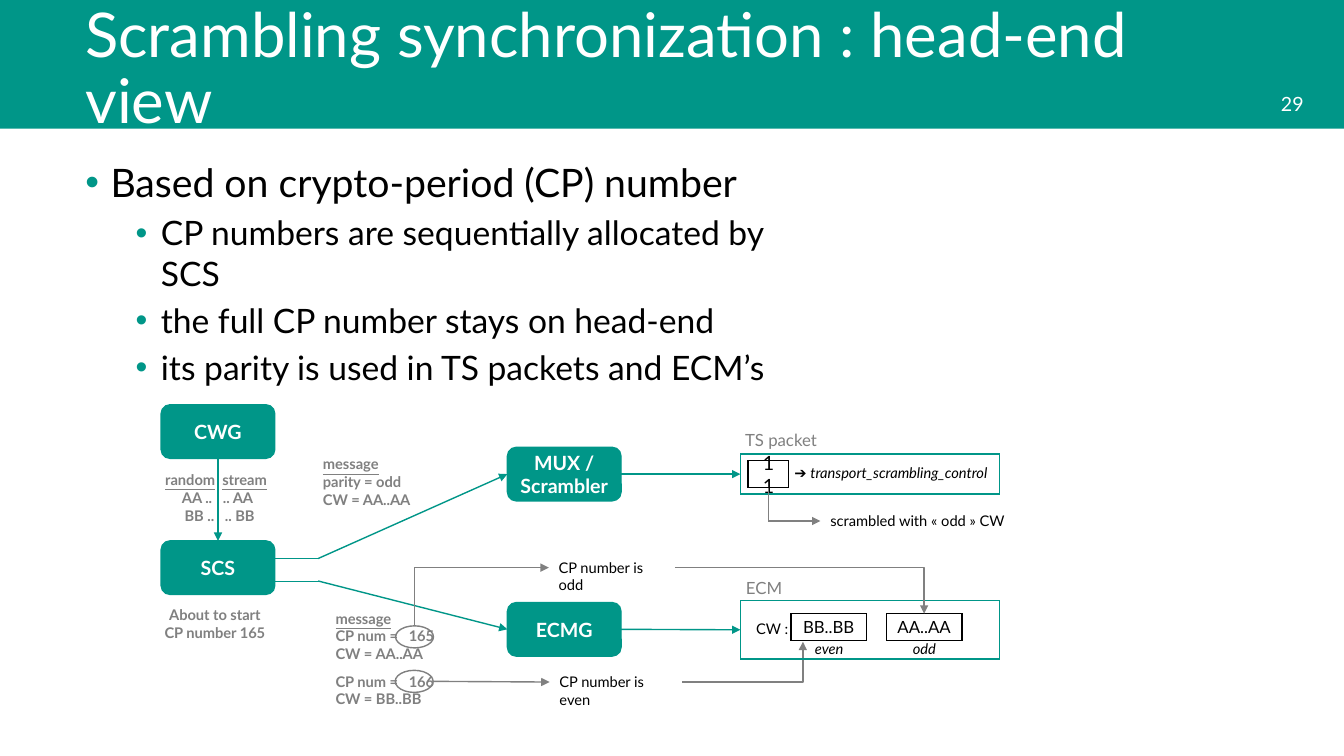
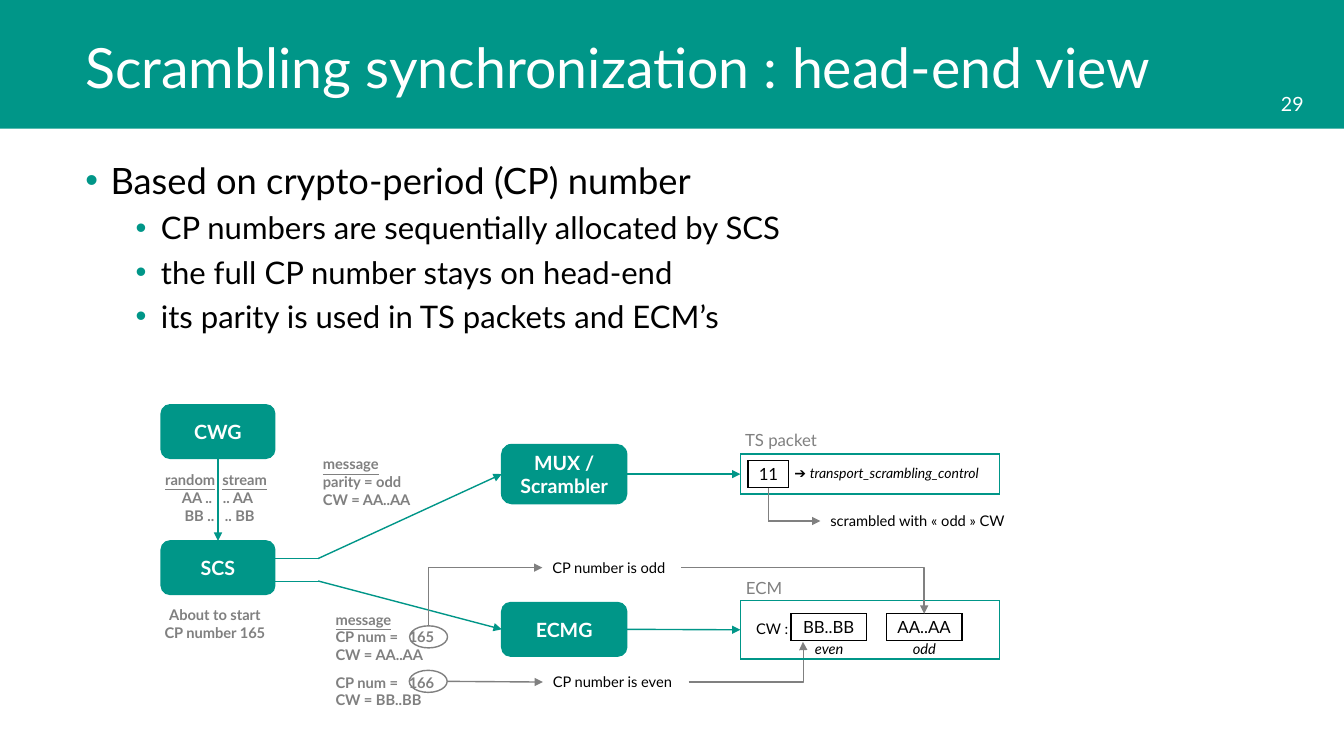
Before and after one commit to tsduck/tsduck, a slide deck: slide 29 of doc/mpegts-introduction.pptx. Drawn at 1344x756 pixels with LibreOffice and Linux fonts; fonts in the diff are those of the drawing; background and template pictures are left out. Boxes give left, top, right and bottom in pixels: in the first picture for what was removed or moved away, otherwise in the second. Text is boxed around its words. In the diff, an @@ line names an element or a change of style, - is before the commit and + after.

```diff
--- a/doc/mpegts-introduction.pptx
+++ b/doc/mpegts-introduction.pptx
@@ title "Scrambling synchronization : head-end view" at [85,47,1149,98]: size 44 to 39.6 pt @@
@@ text "Based on crypto-period (CP) number" at [111,166,780,334]: size 28 to 25.9 pt in "Based on crypto-period (CP) number"; size 24 to 22.2 pt in "CP numbers are sequentially allocated by SCS", "the full CP number stays on head-end", "its parity is used in TS packets ..." @@
@@ rounded rectangle "MUX / Scrambler": place and size @@
-rounded rectangle "MUX / Scrambler" at [507,448,621,501]
+rounded rectangle "MUX / Scrambler" at [502,445,627,504]
@@ arrow moved from (319, 559) - (507, 474) to (319, 559) - (502, 474) @@
@@ arrow moved from (621, 474) - (741, 474) to (627, 474) - (741, 474) @@
@@ rectangle "11" at [748,461,788,488]: size 14 to 12 pt @@
@@ text "➔ transport_scrambling_control" at [810,467,979,481]: size 10.5 to 10 pt @@
@@ elbow arrow moved from (414, 626) - (548, 568) to (429, 626) - (542, 568) @@
@@ text "CP number is odd" rewrapped from [559,562,643,590] to [552,562,666,573] @@
@@ arrow moved from (319, 581) - (507, 629) to (319, 581) - (502, 629) @@
@@ ellipse: place and size @@
-ellipse at [395,626,434,648]
+ellipse at [409,626,448,648]
@@ rounded rectangle "ECMG": place and size @@
-rounded rectangle "ECMG" at [507,603,621,656]
+rounded rectangle "ECMG" at [502,603,627,656]
@@ arrow moved from (621, 629) - (741, 630) to (627, 629) - (741, 630) @@
@@ elbow arrow moved from (683, 683) - (804, 642) to (689, 683) - (804, 642) @@
@@ ellipse: place and size @@
-ellipse at [395,670,434,693]
+ellipse at [409,670,448,693]
@@ arrow moved from (434, 682) - (549, 683) to (448, 682) - (543, 683) @@
@@ text "CP number is even" rewrapped from [559,676,644,705] to [553,676,672,687] @@
```
Also in this commit, not shown: 8 other slides changed, 8 other files.
